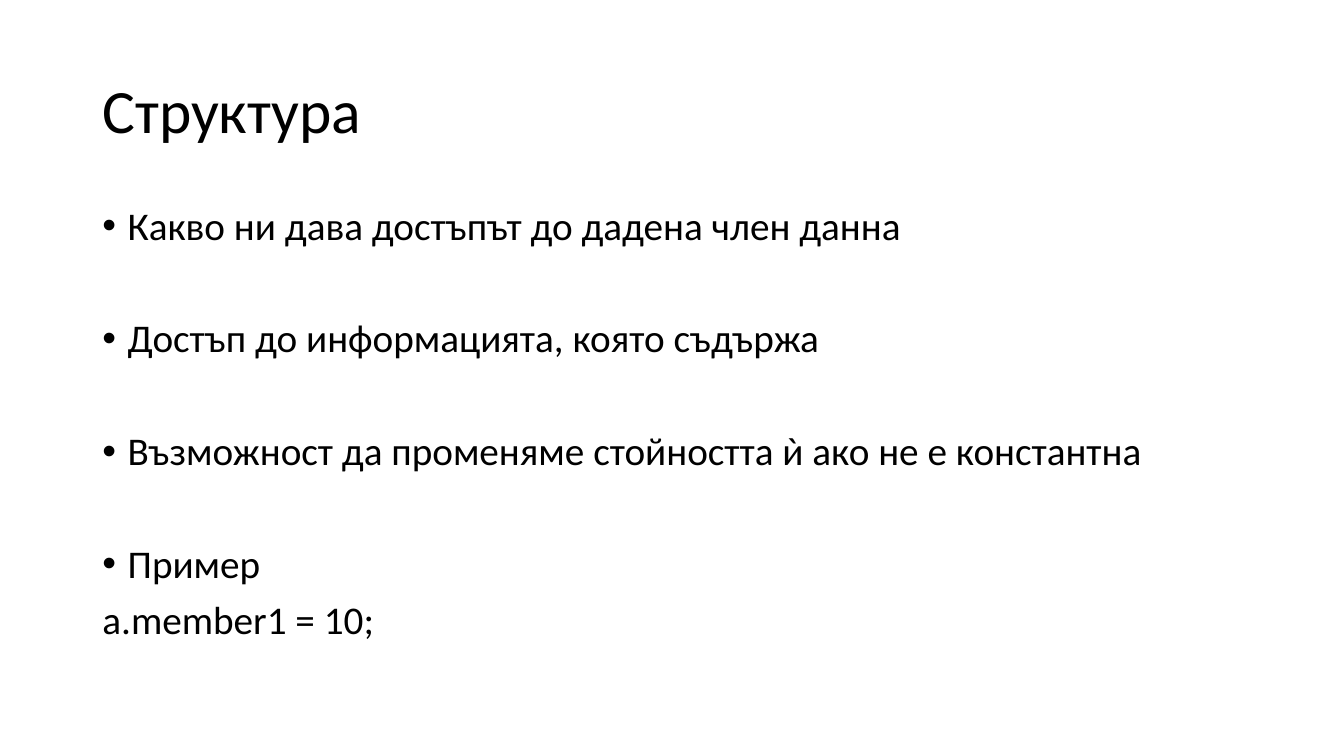
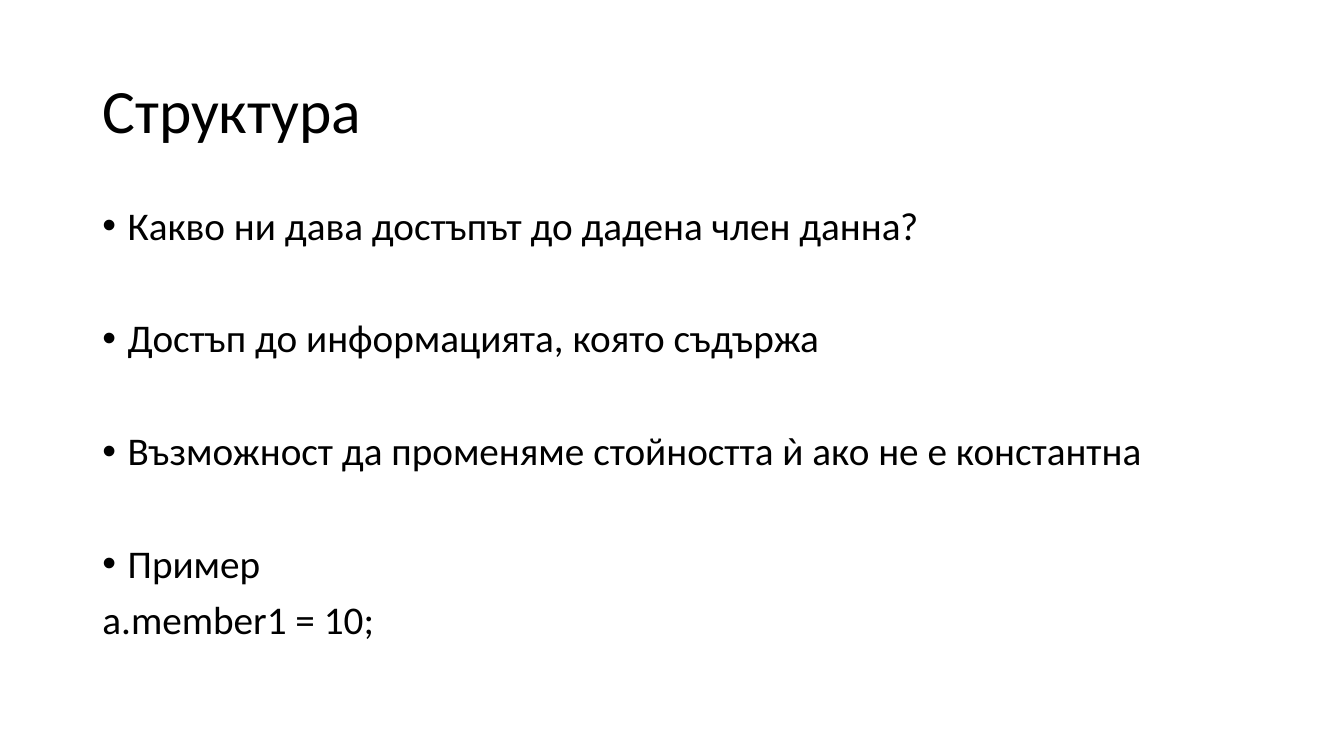
Before and after one commit to Mapmo/Uni-CPP, a slide deck: slide 91 of Introducing To Programming Materials/Consultation 3/Consultation3.pptx (slide 90 before the commit). Drawn at 1344x756 pixels with LibreOffice and Linux fonts; fonts in the diff are those of the drawing. Boxes give left, top, right and bottom in pixels: in the first picture for what was removed or moved away, otherwise in the second. Text is boxed around its words. In the diff, an @@ line names an element or a change of style, - is before the commit and + after.

```diff
--- a/Introducing To Programming Materials/Consultation 3/Consultation3.pptx
+++ b/Introducing To Programming Materials/Consultation 3/Consultation3.pptx
@@ text at <box>128,213,918,247</box>: text changed @@
-• Какво ни дава достъпът до дадена член данна
+• Какво ни дава достъпът до дадена член данна?
```
Also in this commit, not shown: 8 other slides changed, 2 slides added.
